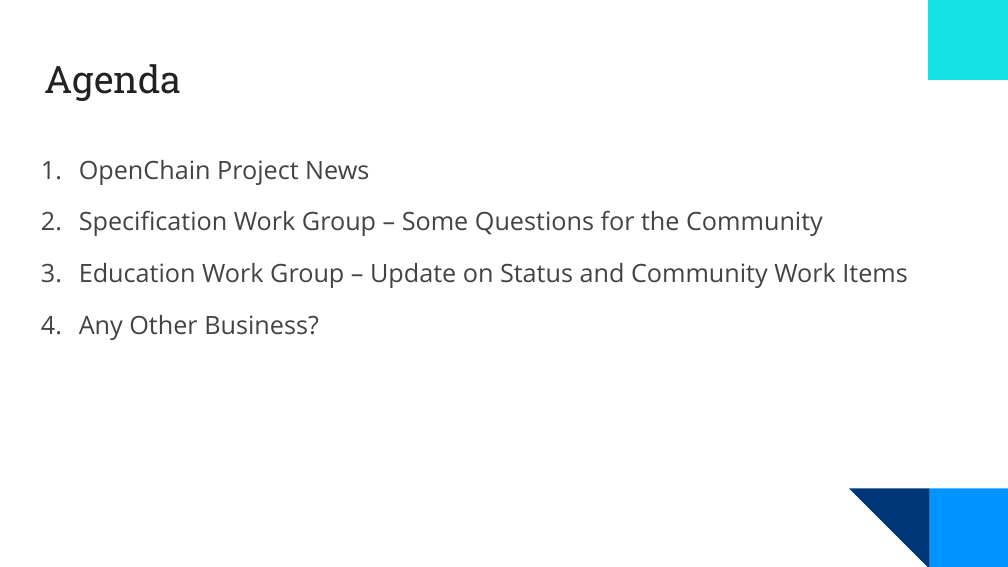
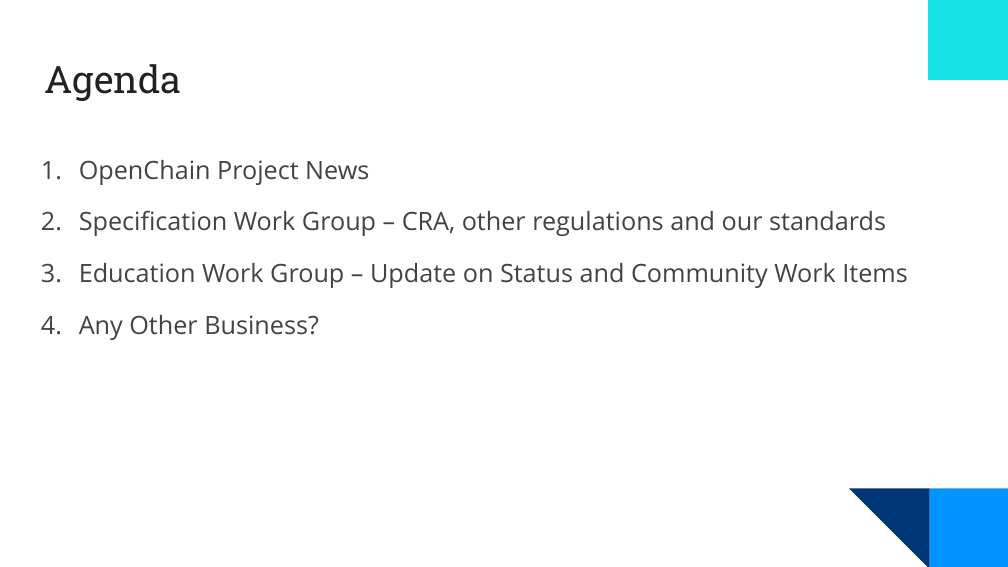
Before and after one commit to OpenChain-Project/Meeting-Slides, a slide deck: slide 3 of 2025/specification-education-monthly/2025-10-Europe-Asia.pptx. Drawn at 1008x567 pixels with LibreOffice and Linux fonts; fonts in the diff are those of the drawing; background and template pictures are left out. Boxes give left, top, right and bottom in pixels: in the first picture for what was removed or moved away, otherwise in the second. Text is boxed around its words. In the diff, an @@ line names an element or a change of style, - is before the commit and + after.

```diff
--- a/2025/specification-education-monthly/2025-10-Europe-Asia.pptx
+++ b/2025/specification-education-monthly/2025-10-Europe-Asia.pptx
@@ text at <box>79,210,886,236</box>: text changed @@
-2. Specification Work Group – Some Questions for the Community
+2. Specification Work Group – CRA, other regulations and our standards
```
Also in this commit, not shown: 6 other slides changed, 1 slide removed, 1 other file.
